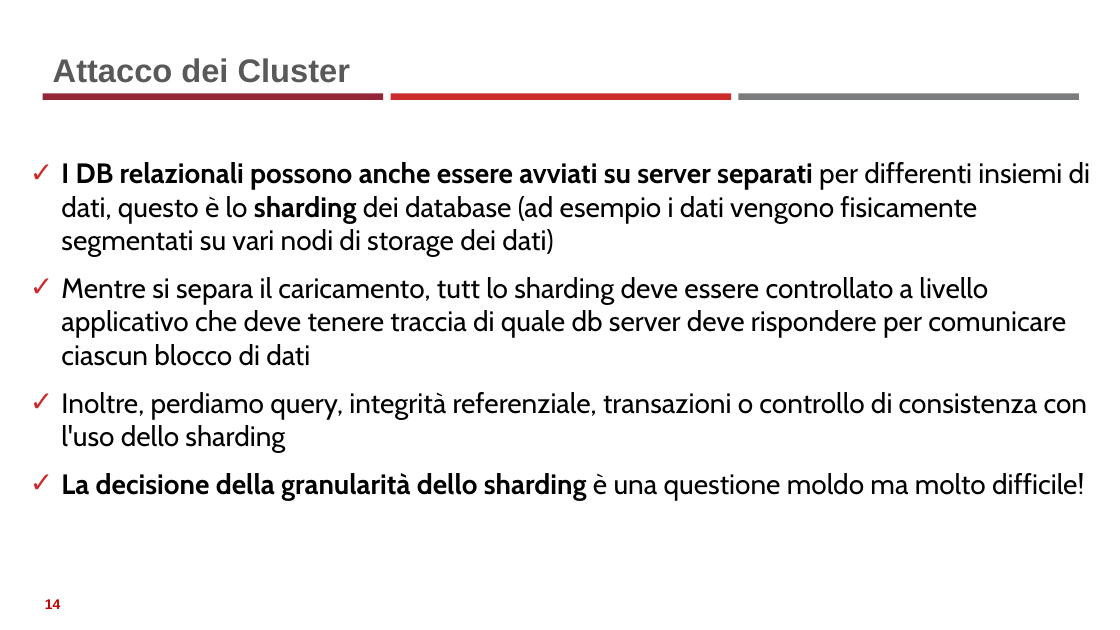
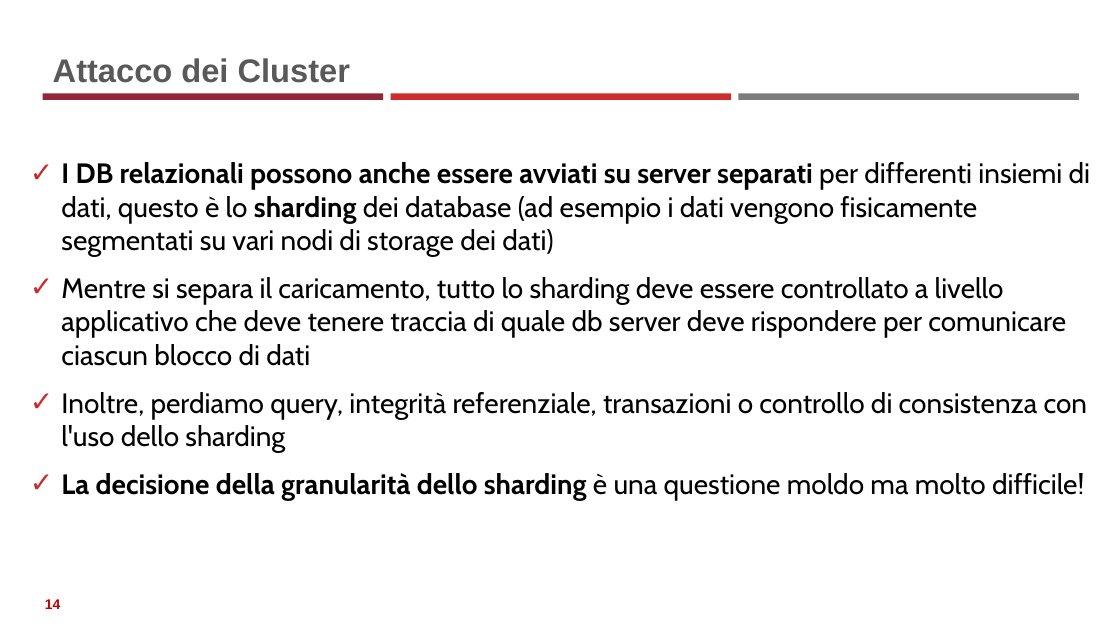
Before and after one commit to neural1977/data_science_interview_material, a slide deck: slide 14 of AggregateDB_ita.pptx. Drawn at 1120x630 pixels with LibreOffice and Linux fonts; fonts in the diff are those of the drawing. Boxes give left, top, right and bottom in pixels: in the first picture for what was removed or moved away, otherwise in the second. Text is boxed around its words. In the diff, an @@ line names an element or a change of style, - is before the commit and + after.

```diff
--- a/AggregateDB_ita.pptx
+++ b/AggregateDB_ita.pptx
@@ text at bbox=[61, 277, 1066, 366]: text changed @@
-✓ Mentre si separa il caricamento, tutt lo sharding deve essere controllato a livello applicativo che deve tenere traccia di quale db server deve rispondere per comunicare ciascun blocco di dati
+✓ Mentre si separa il caricamento, tutto lo sharding deve essere controllato a livello applicativo che deve tenere traccia di quale db server deve rispondere per comunicare ciascun blocco di dati
```
Also in this commit, not shown: 6 other slides changed, 9 other files.
